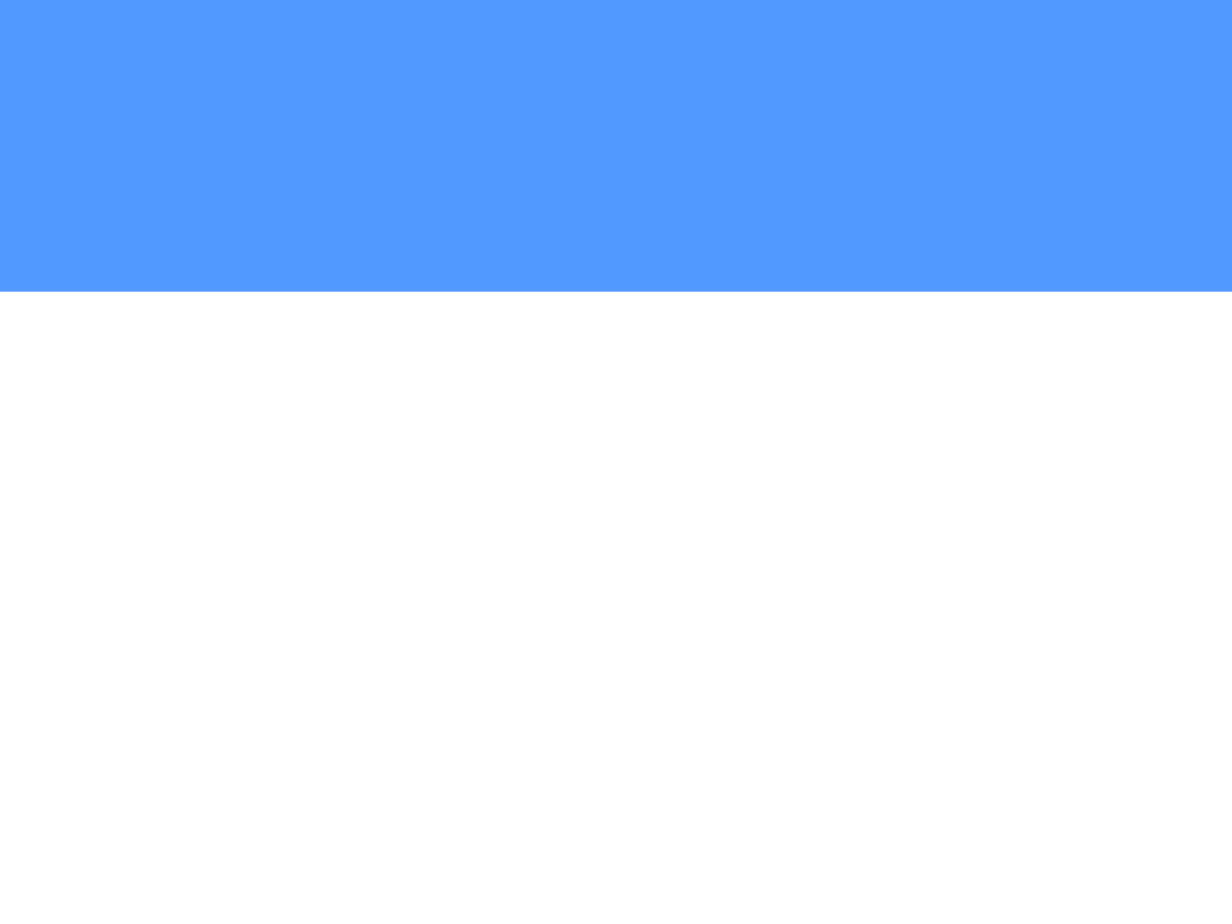
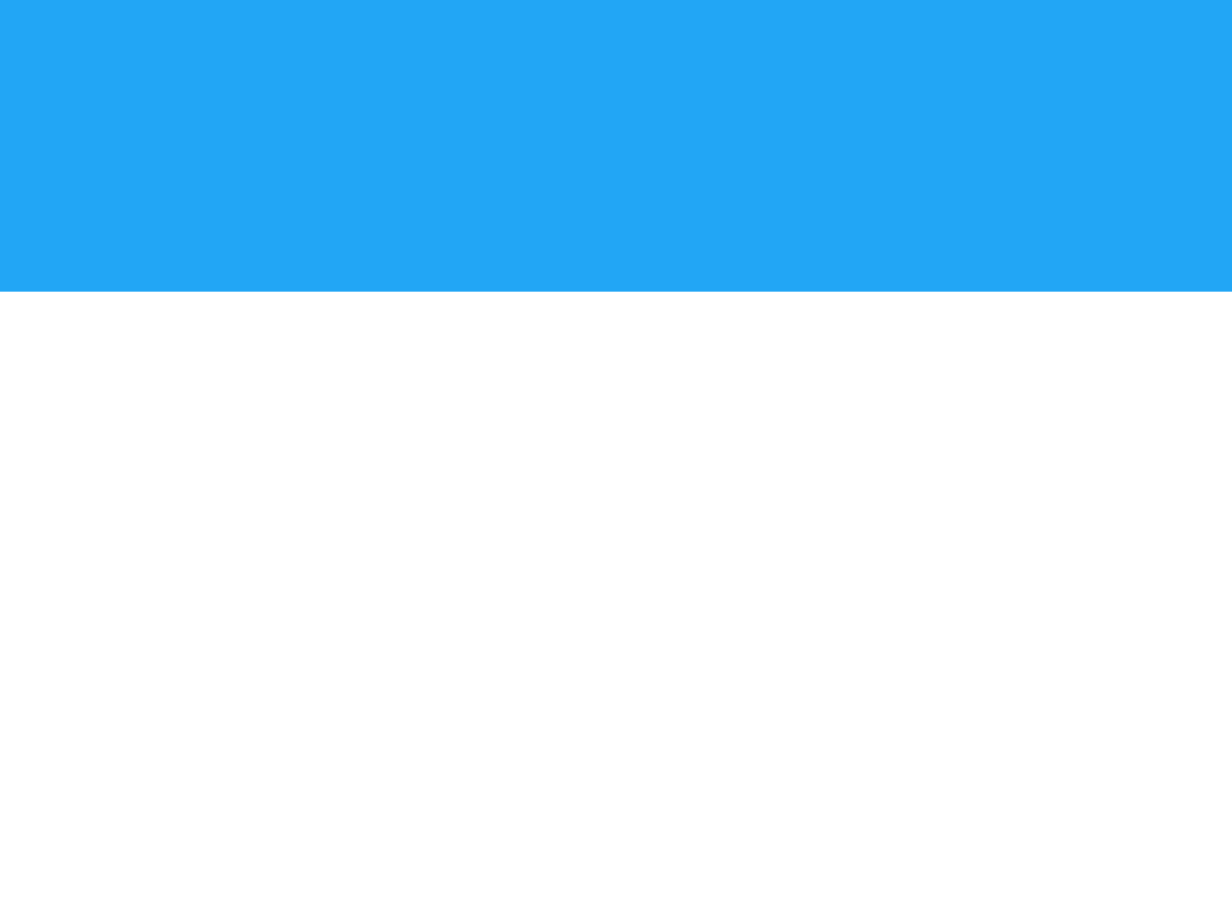
Before and after one commit to asRodelgo/ReportGenerators, a slide deck: slide 1 of entrepreneurship_styles.pptx. Drawn at 1232x924 pixels with LibreOffice and Linux fonts; fonts in the diff are those of the drawing. Boxes give left, top, right and bottom in pixels: in the first picture for what was removed or moved away, otherwise in the second. Text is boxed around its words. In the diff, an @@ line names an element or a change of style, - is before the commit and + after.

```diff
--- a/entrepreneurship_styles.pptx
+++ b/entrepreneurship_styles.pptx
@@ rectangle at (0, 0, 1232, 292): fill #5198FF to #22A6F5 @@
```
Also in this commit, not shown: 2 other slides changed, 24 other files.
